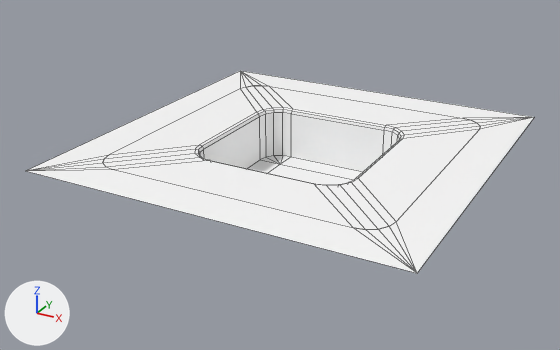
What one commit did to the FBX model Assets/Resources/Versione Game Designer/Prefabs/World/Models/V2/Cell_Green_V3.fbx.
Rendered twice from a 50 mm camera at (0.987, -1.932, 0.875) aimed at (-0.056, -0.036, -0.073). Arrows for +X, +Y and +Z are at lower left; the lights stay in place. Mesh edges are drawn as thin lines. Where no turn or scale is listed for an object, it has been applied to the vertices.

The first picture shows 'Cell_Border', 'Tile_Green'.
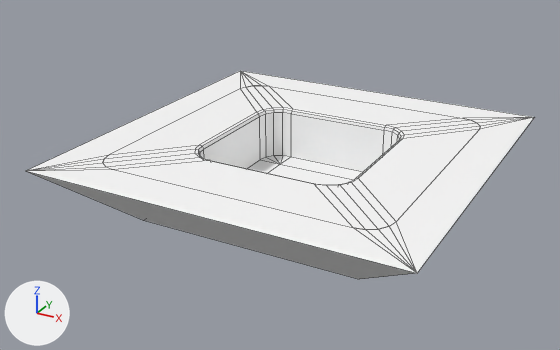
Where the change shows, as pixel boxes (x1, y1, x2, y2) in the pictures (560 x 350 px):
'Cell_Border', reshaped: before (26, 71, 534, 273); after (26, 71, 534, 279)
part 1 of me_mesh, added: after (29, 172, 415, 279)

Patch to the scene script:
```diff
--- a/Assets/Resources/Versione Game Designer/Prefabs/World/Models/V2/Cell_Green_V3.fbx.py
+++ b/Assets/Resources/Versione Game Designer/Prefabs/World/Models/V2/Cell_Green_V3.fbx.py
@@ me_mesh @@
 me_mesh.from_pydata(...)  # 24 vertices, 20 faces; spans x -0.56..0.56, y -0.56..0.56, z 0.034
 # used by ob_cell_border; location = (0.0, 0.0, 0.0)
 # verts and faces of me_mesh; kept vertices keep their numbers, new ones are numbered from 24
 # before: 0 (-0.56, -0.56, 0.034) at pixel (25, 170), 1 (0.56, -0.56, 0.034) at pixel (417, 273), 2 (-0.56, 0.56, 0.034) at pixel (240, 70), 3 (0.56, 0.56, 0.034) at pixel (534, 117)
+# me_mesh part 1
+verts[24] = (-0.343, -0.343, -0.16)  # pixel (143, 220)
+verts[25] = (0.343, -0.343, -0.16)  # pixel (359, 279)
+verts[26] = (-0.343, 0.343, -0.16)
+verts[27] = (0.343, 0.343, -0.16)
+faces += [(0, 24, 25, 1), (2, 3, 27, 26), (1, 25, 27, 3), (0, 2, 26, 24), (24, 26, 27, 25)]
 me_mesh.materials.append(mat_honk_palette)
```
